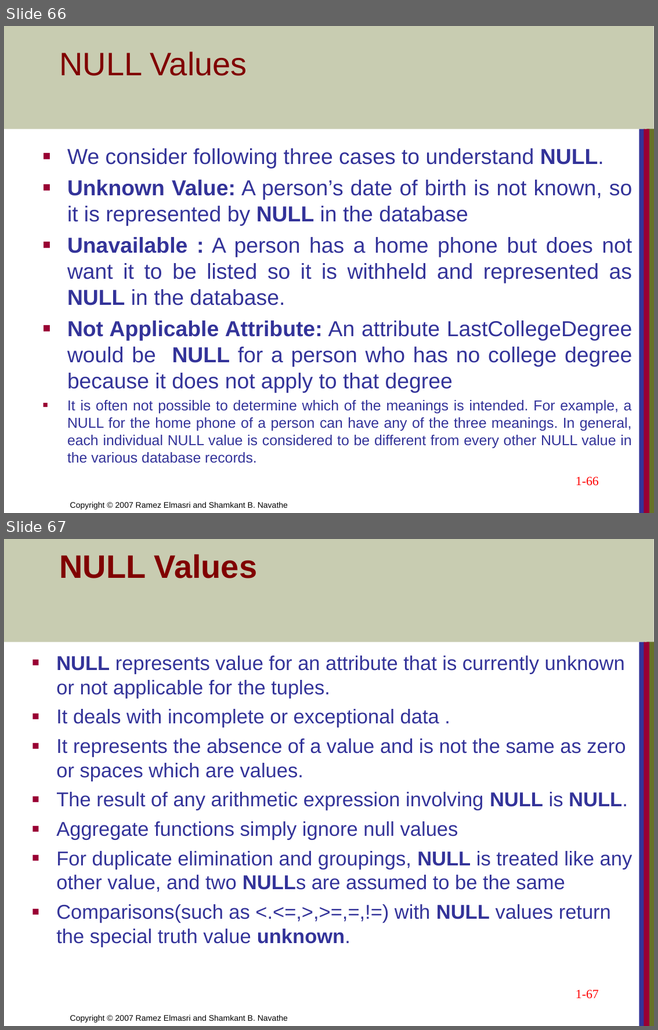
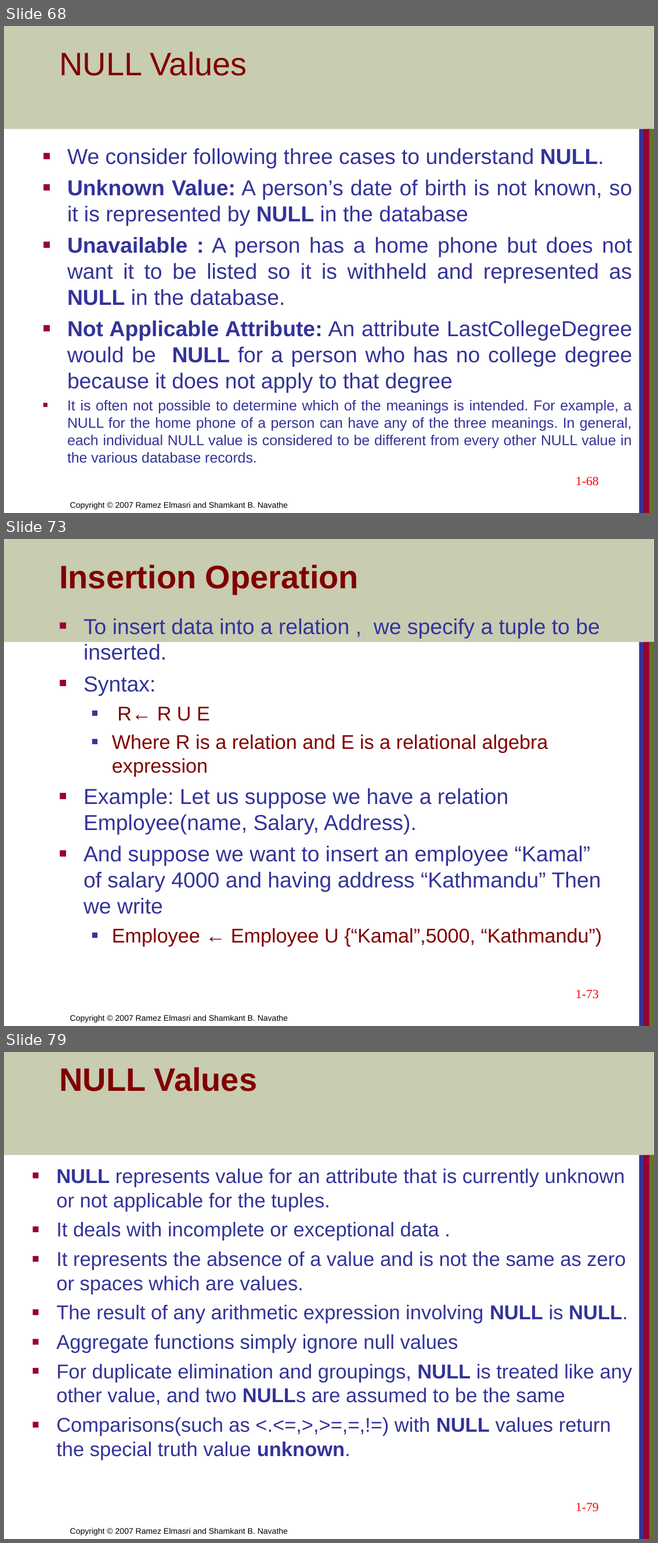
Before and after one commit to CodewothArjun/CSIT_4th_Sem, a slide deck: Database Management System/Unit 5 Relational Algebra and Relational Calculus.ppt. Shown one above the other, each under a label of ours: slides 66 and 67 before the commit, slides 68, 73 and 79 after it; the slides between them are not shown. The pictures are 658x1030 and 658x1543 pixels, drawn with LibreOffice and Linux fonts; fonts in the diff are those of the drawing. Boxes give left, top, right and bottom in pixels: in the first picture for what was removed or moved away, otherwise in the second. Text is boxed around its words. In the diff, an @@ line names an element or a change of style, - is before the commit and + after.

```diff
--- a/Database Management System/Unit 5 Relational Algebra and Relational Calculus.ppt
+++ b/Database Management System/Unit 5 Relational Algebra and Relational Calculus.ppt
@@ slide 73 added at [4, 539, 654, 1026], background #FFFFFF; not listed: 5 template elements that a slide beside it also shows @@
@@ title added at [59, 565, 358, 594], 36 pt, text #800000, bold @@
+Insertion Operation
@@ text added at [83, 618, 602, 946], 24 pt, text #333399 @@
+■ To insert data into a relation , we specify a tuple to be inserted.
+■ Syntax:
+  ■ R← R U E
+  ■ Where R is a relation and E is a relational algebra expression
+■ Example: Let us suppose we have a relation Employee(name, Salary, Address).
+■ And suppose we want to insert an employee “Kamal” of salary 4000 and having address “Kathmandu” Then we write
+  ■ Employee ← Employee U {“Kamal”,5000, “Kathmandu”)
@@ page number added at [575, 990, 598, 999], 14 pt, text #FF0000 @@
+1-73
@@ what was slide 66 is now slide 68 @@
@@ page number at [575, 477, 598, 486]: text changed @@
-1-66
+1-68
@@ what was slide 67 is now slide 79 @@
@@ page number at [575, 1503, 598, 1512]: text changed @@
-1-67
+1-79
```
Also in this commit, not shown: 7 slides changed, 13 other slides added, 11 slides removed, 8 other files.
